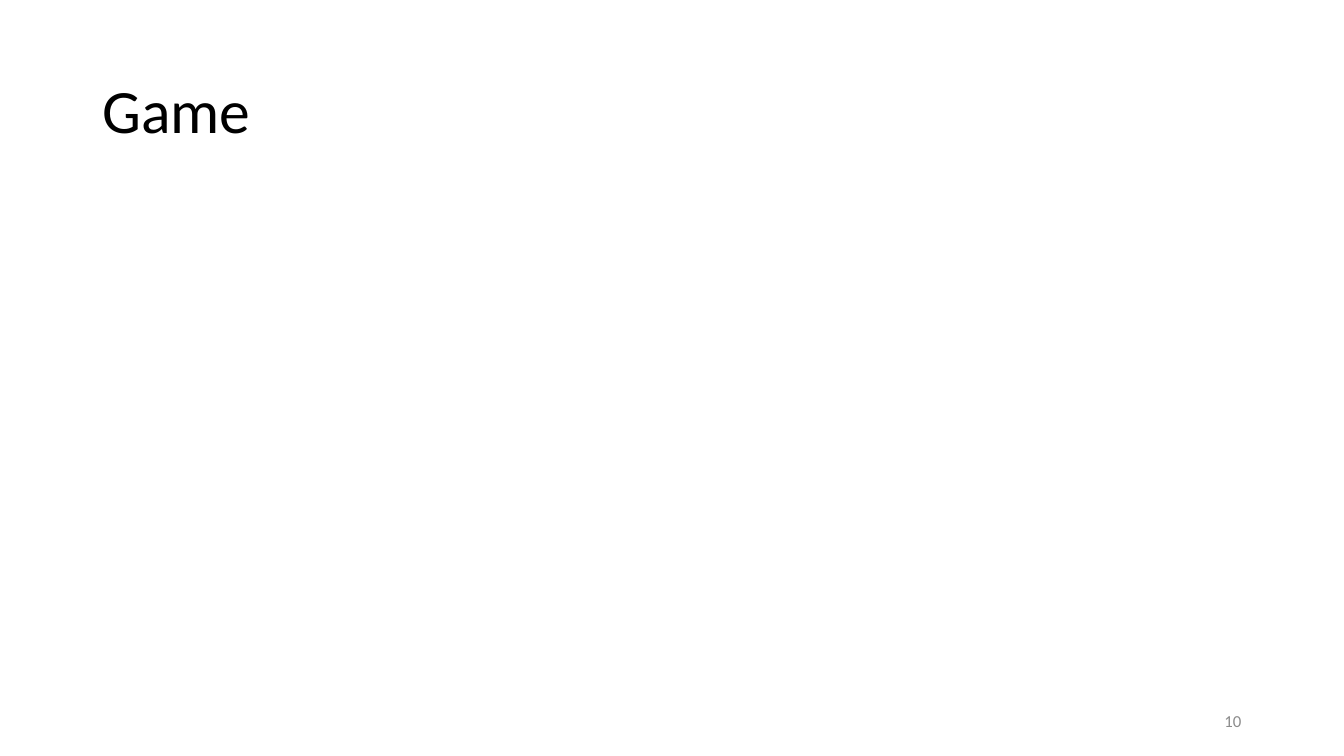
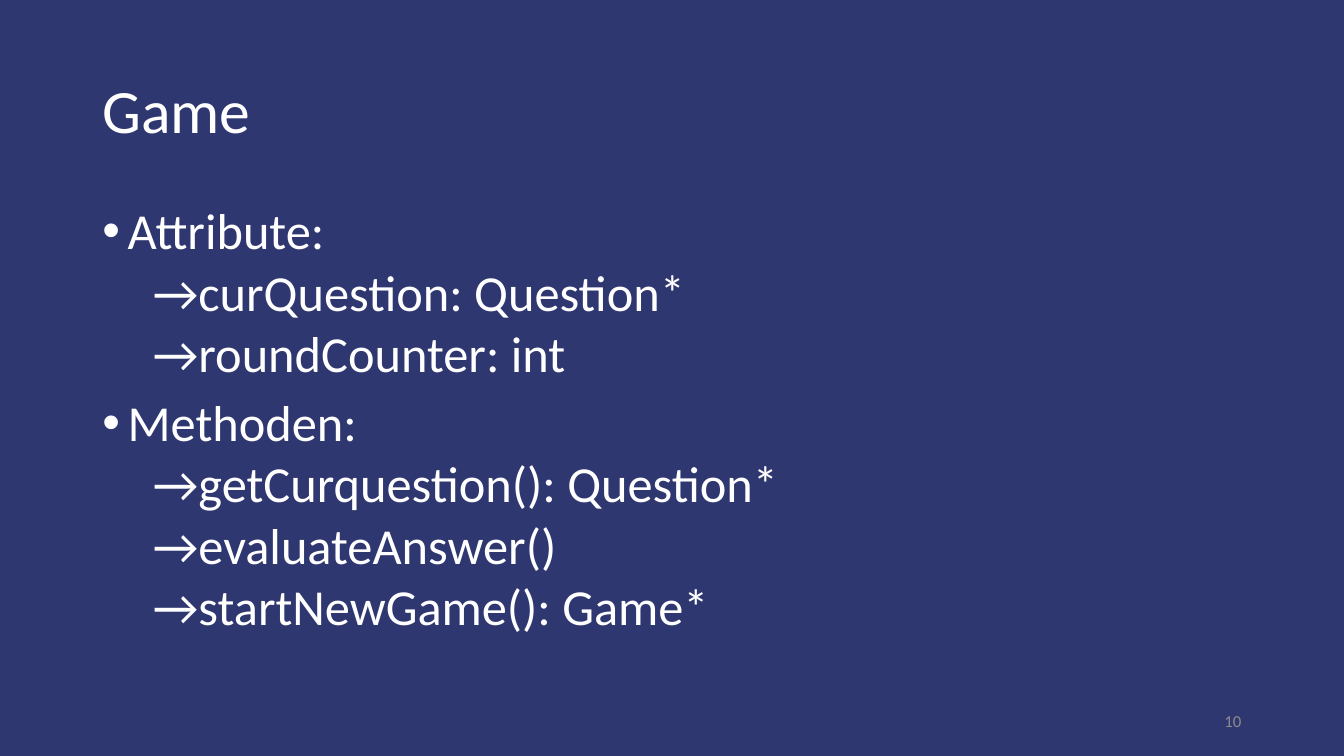
Before and after one commit to brodermar/wwm, a slide deck: slide 10 of documentation/wwmp.pptx. Drawn at 1344x756 pixels with LibreOffice and Linux fonts; fonts in the diff are those of the drawing. Boxes give left, top, right and bottom in pixels: in the first picture for what was removed or moved away, otherwise in the second. Text is boxed around its words. In the diff, an @@ line names an element or a change of style, - is before the commit and + after.

Commit message:
presentation

```diff
--- a/documentation/wwmp.pptx
+++ b/documentation/wwmp.pptx
@@ background #FFFFFF to #2F3771 @@
@@ title "Game" at box(102, 93, 250, 134): text colour #000000 to #FFFFFF @@
@@ text added at box(128, 214, 778, 632), 36 pt, text #FFFFFF @@
+• Attribute:
+  →curQuestion: Question*
+  →roundCounter: int
+• Methoden:
+  →getCurquestion(): Question*
+  →evaluateAnswer()
+  →startNewGame(): Game*
```
Also in this commit, not shown: 12 other slides changed, 2 other files.
